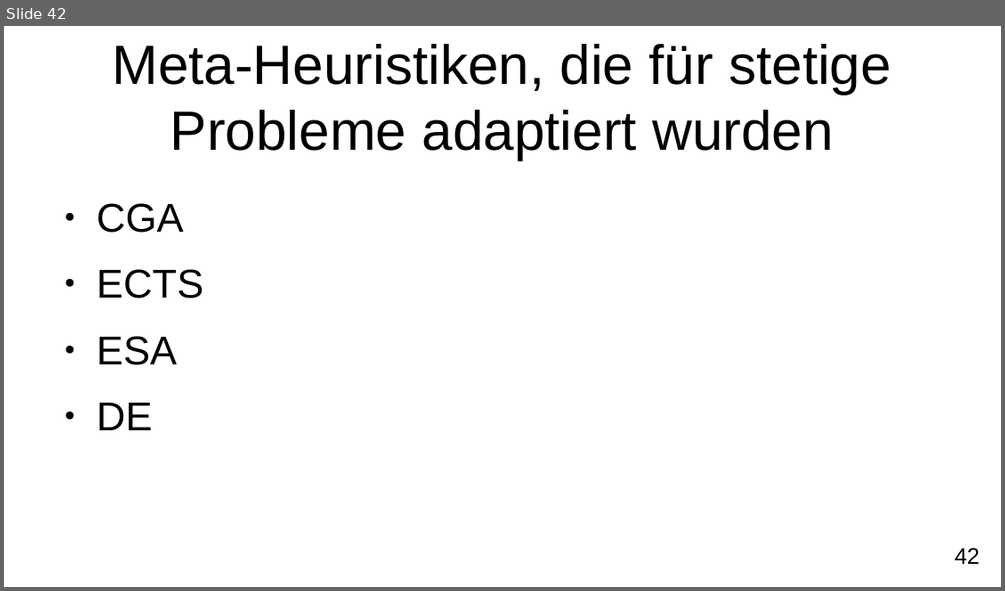
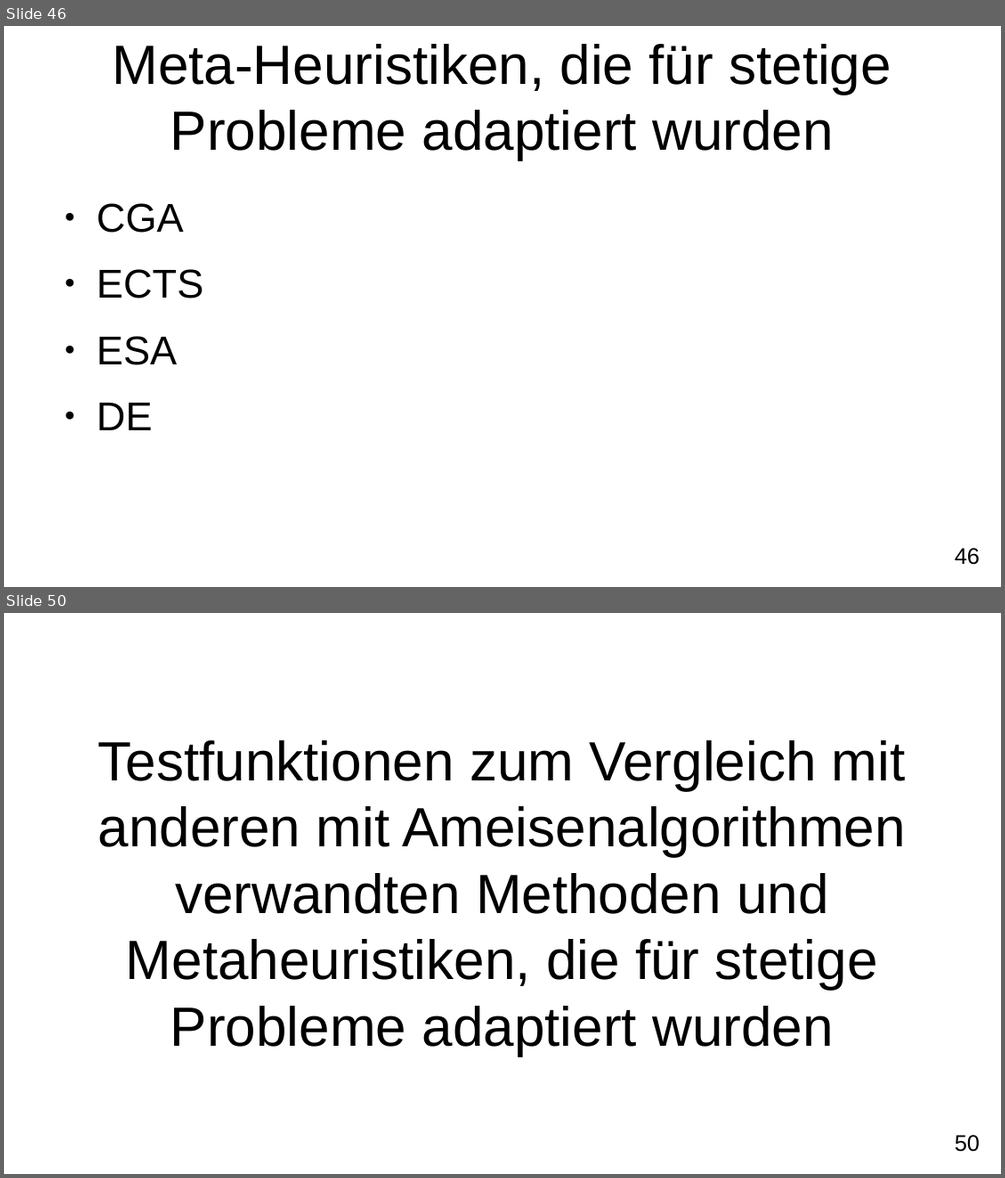
Before and after one commit to FXJackAll/Masterarbeit_Code, a slide deck: Masterarbeit_Verteidigung/Masterarbeit_Verteidigung.odp. Shown one above the other, each under a label of ours: slide 42 before the commit, slides 46 and 50 after it; the slides between them are not shown. The pictures are 1005x591 and 1005x1178 pixels, drawn with LibreOffice and Linux fonts; fonts in the diff are those of the drawing; background and template pictures are left out. Boxes give left, top, right and bottom in pixels: in the first picture for what was removed or moved away, otherwise in the second. Text is boxed around its words. In the diff, an @@ line names an element or a change of style, - is before the commit and + after.

```diff
--- a/Masterarbeit_Verteidigung/Masterarbeit_Verteidigung.odp
+++ b/Masterarbeit_Verteidigung/Masterarbeit_Verteidigung.odp
@@ slide 50 added at [4,613,1001,1174], background #FFFFFF; not listed: 1 template element that a slide beside it also shows @@
@@ title added at [98,740,906,1055], 44 pt, text #000000 @@
+Testfunktionen zum Vergleich mit anderen mit Ameisenalgorithmen verwandten Methoden und Metaheuristiken, die für stetige Probleme adaptiert wurden
@@ what was slide 42 is now slide 46 @@
@@ page number at [955,548,979,564]: text changed @@
-42
+46
```
Also in this commit, not shown: 10 slides changed, 12 other slides added, 4 slides removed, 8 other files.
